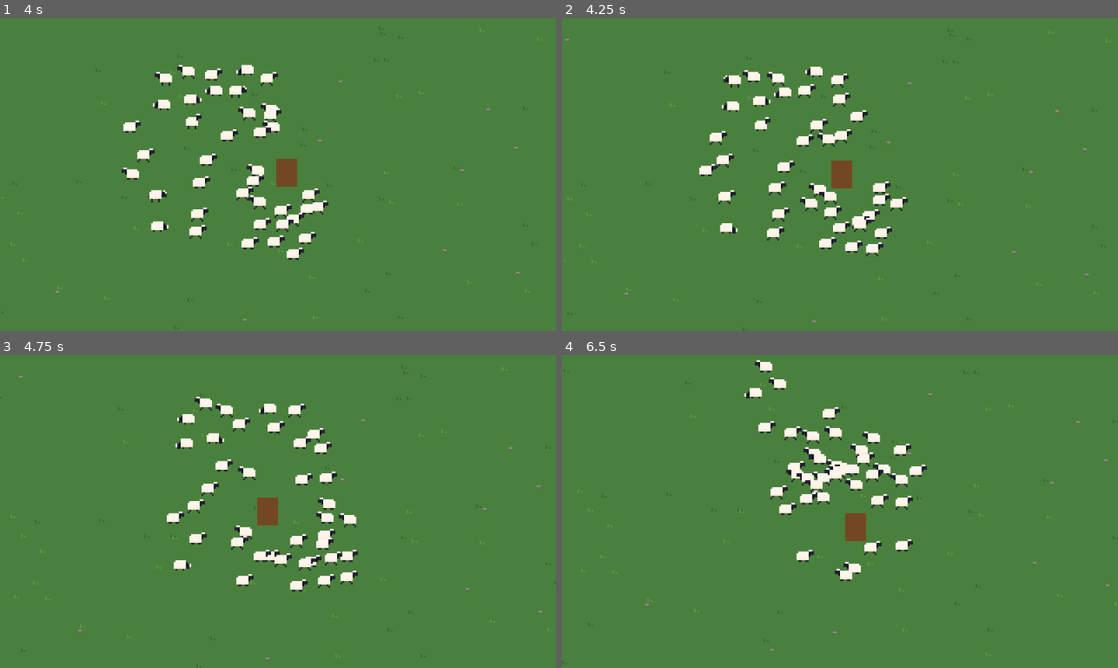
Above: before the commit, frames 1-4 (two rows, left to right).
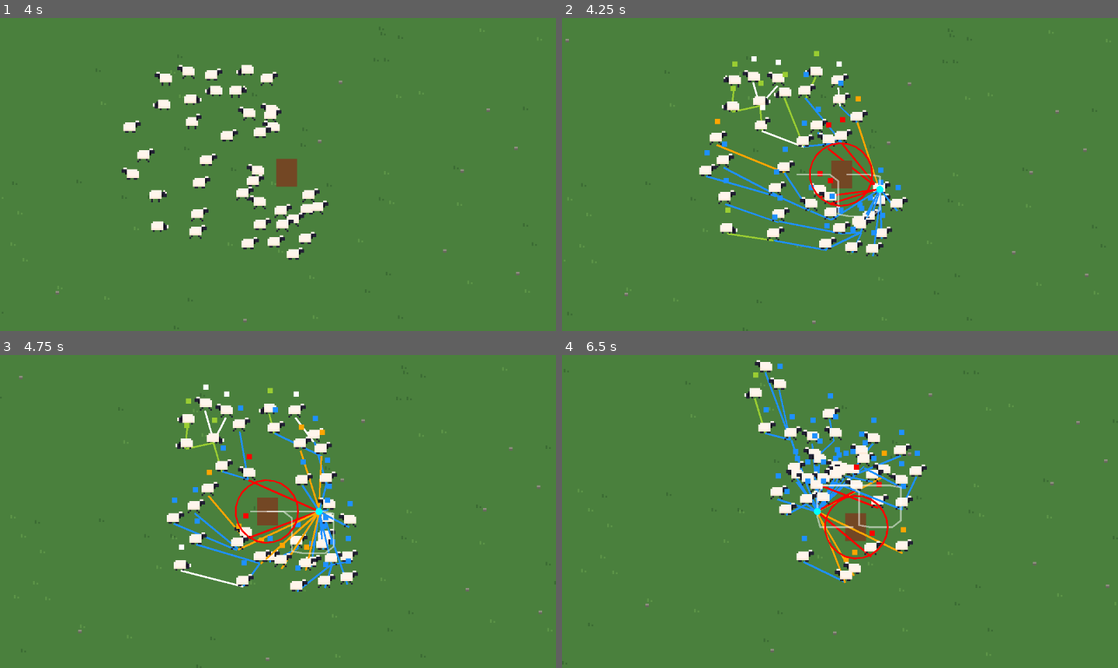
Above: after the commit, the same moments.

Repository: jaimegomesparente/wooly-caravan
Game: Godot game, scene res://scenes/main/main.tscn
Two runs of this game, one before a commit and one after it. Both use one fixed random seed, a clock stepped at 60 frames per second and the inputs below.
Inputs:
- Up to frame 1 (4 s): hold Right (move_right) 0.53-1.28 s; hold Down (move_down) 1.28-2.03 s; hold Right (move_right) 2.03-2.78 s; hold Up (move_up) 2.78-3.53 s; hold Left (move_left) from 3.53 s (still down)
- Up to frame 2 (4.25 s): keep holding Left (move_left); tap F3 (toggle_debug, bound only after the commit) at 4.15 s
- Up to frame 3 (4.75 s): keep holding Left (move_left)
- Up to frame 4 (6.5 s): release Left (move_left) at 5.03 s; hold Down (move_down) 5.03-5.78 s; hold Right (move_right) from 5.78 s (still down)

Frame 1 is identical in both runs. In frame 2, 2.5% of the frame differs, in the area x 25-61%, y 10-77%; in frame 3, 2.7%, in the area x 30-64%, y 9-76%; in frame 4, 2.5%.

Commit message:
feat(debug): toggleable debug overlay (F3)
F3 shows the shepherd's trail, the trail point front sheep aim at, his flight
zone, and for each sheep a line to its target with a dot colored by state.

Diff:
--- a/entities/sheep/sheep.gd
+++ b/entities/sheep/sheep.gd
@@ -14,6 +14,9 @@
 ## A wander step ends this close (px) to its target, or after this many seconds.
 const WANDER_ARRIVE_DISTANCE := 2.0
 const WANDER_TIMEOUT := 3.0
+
+## Toggled by the debug overlay (F3): each sheep draws a line to its target and a state dot.
+static var debug_draw: bool = false
 
 @export var config: FlockConfig
 
@@ -27,6 +30,7 @@
 var _wander_target: Vector2
 var _wander_timer: float = 0.0
 var _fleeing: bool = false
+var _debug_drawn: bool = false
 var _heading: float = 0.0
 var _speed: float = 0.0
 var _speed_factor: float = 1.0
@@ -88,6 +92,31 @@
 	velocity = Vector2.from_angle(_heading) * _speed
 	move_and_slide()
 	_update_animation()
+	# Redraw while debugging, plus once after it is turned off to clear the lines.
+	if debug_draw or _debug_drawn:
+		queue_redraw()
+	_debug_drawn = debug_draw
+
+
+func _draw() -> void:
+	if not debug_draw:
+		return
+	var target := _wander_target if _gait == Gait.WANDER else _guide_target() if _guide else global_position
+	draw_line(Vector2.ZERO, to_local(target), _debug_color(), 1.0)
+	draw_rect(Rect2(-1, -15, 3, 3), _debug_color())
+
+
+func _debug_color() -> Color:
+	if _fleeing:
+		return Color.RED
+	match _gait:
+		Gait.WALK:
+			return Color.DODGER_BLUE
+		Gait.TROT:
+			return Color.ORANGE
+		Gait.WANDER:
+			return Color.MEDIUM_PURPLE
+	return Color.YELLOW_GREEN if _rest == Rest.GRAZING or _rest == Rest.LOWERING else Color.WHITE
 
 
 ## Keep or pick a guide (shepherd or the nearest sheep ahead) and decide whether to set off.
--- a/entities/shepherd/shepherd.gd
+++ b/entities/shepherd/shepherd.gd
@@ -30,6 +30,11 @@
 	return previous
 
 
+## Recorded trail, oldest first (read-only use, e.g. the debug overlay).
+func get_trail() -> PackedVector2Array:
+	return _trail
+
+
 func _record_trail() -> void:
 	if _trail.is_empty() or global_position.distance_to(_trail[-1]) >= trail_spacing:
 		_trail.append(global_position)
--- a/project.godot
+++ b/project.godot
@@ -51,6 +51,11 @@
 , Object(InputEventKey,"resource_local_to_scene":false,"resource_name":"","device":-1,"window_id":0,"alt_pressed":false …(181 unchanged characters)…
 ]
 }
+toggle_debug={
+"deadzone": 0.2,
+"events": [Object(InputEventKey,"resource_local_to_scene":false,"resource_name":"","device":-1,"window_id":0,"alt_pressed":false,"shift_pressed":false,"ctrl_pressed":false,"meta_pressed":false,"pressed":false,"keycode":0,"physical_keycode":4194334,"key_label":0,"unicode":0,"location":0,"echo":false,"script":null)
+]
+}
 
 [layer_names]
 
--- /dev/null
+++ b/scenes/main/debug_overlay.gd
@@ -0,0 +1,25 @@
+extends Node2D
+## F3 toggles debug drawing: shepherd trail, the trail point front sheep aim at, the flight zone,
+## and (drawn by each sheep) a line to its target with a dot colored by state:
+## white = standing, yellow-green = grazing, blue = walk, orange = trot, purple = wander, red = fleeing.
+
+@export var flock_config: FlockConfig
+
+
+func _process(_delta: float) -> void:
+	if Input.is_action_just_pressed("toggle_debug"):
+		Sheep.debug_draw = not Sheep.debug_draw
+	queue_redraw()
+
+
+func _draw() -> void:
+	if not Sheep.debug_draw:
+		return
+	var shepherd := get_tree().get_first_node_in_group("shepherd") as Shepherd
+	if shepherd == null:
+		return
+	var trail := shepherd.get_trail()
+	if trail.size() >= 2:
+		draw_polyline(trail, Color(1, 1, 1, 0.5), 1.0)
+	draw_circle(shepherd.trail_point(flock_config.trail_lag), 2.0, Color.CYAN)
+	draw_arc(shepherd.global_position, flock_config.flight_radius, 0.0, TAU, 24, Color.RED, 1.0)
--- a/scenes/main/main.tscn
+++ b/scenes/main/main.tscn
@@ -5,6 +5,8 @@
 [ext_resource type="PackedScene" uid="uid://bhgnnmv46ep3n" path="res://entities/sheep/sheep.tscn" id="3_sheep"]
 [ext_resource type="Script" path="res://scenes/main/ground.gd" id="4_ground"]
 [ext_resource type="Script" path="res://scenes/main/flock_camera.gd" id="5_camera"]
+[ext_resource type="Script" path="res://scenes/main/debug_overlay.gd" id="6_debug"]
+[ext_resource type="Resource" uid="uid://cqv7e475qv2o1" path="res://resources/flock_config.tres" id="7_config"]
 
 [node name="Main" type="Node2D" unique_id=536968002]
 y_sort_enabled = true
@@ -22,3 +24,8 @@
 
 [node name="FlockCamera" type="Camera2D" parent="."]
 script = ExtResource("5_camera")
+
+[node name="DebugOverlay" type="Node2D" parent="."]
+z_index = 10
+script = ExtResource("6_debug")
+flock_config = ExtResource("7_config")
Not shown, added: scenes/main/debug_overlay.gd.uid
Not shown, changed: CLAUDE.md
